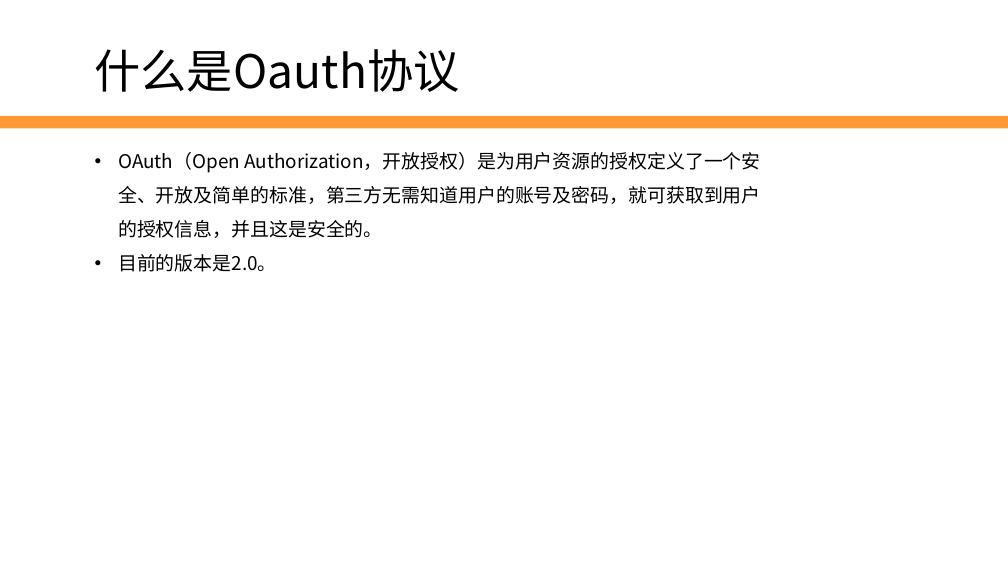
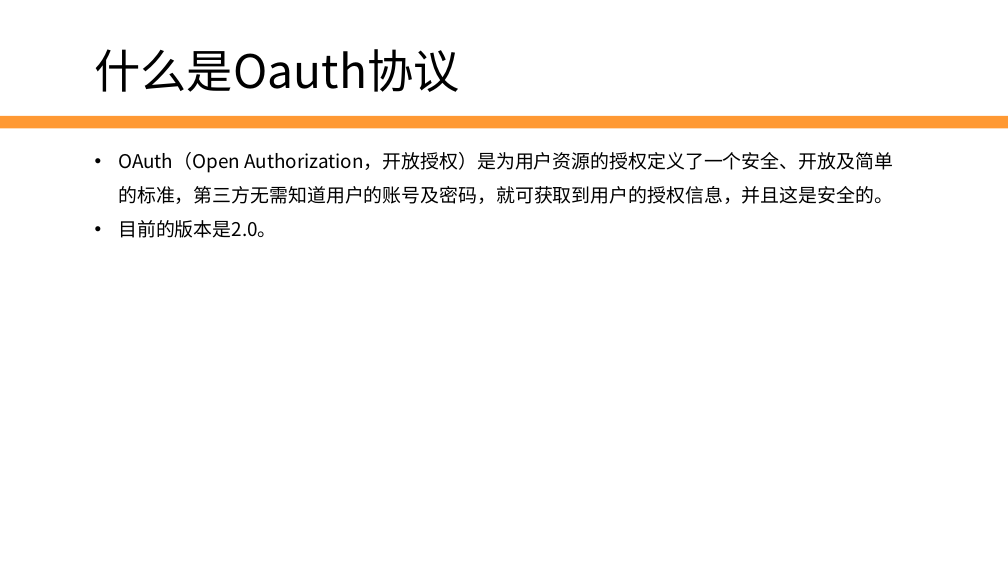
Before and after one commit to edu2act/2017-2018_1st_Wechat_Web_Programming, a slide deck: slide 14 of 课程ppt/第11讲 微信支付与Oauth授权.pptx. Drawn at 1008x567 pixels with LibreOffice and Linux fonts; fonts in the diff are those of the drawing; background and template pictures are left out. Boxes give left, top, right and bottom in pixels: in the first picture for what was removed or moved away, otherwise in the second. Text is boxed around its words. In the diff, an @@ line names an element or a change of style, - is before the commit and + after.

```diff
--- a/课程ppt/第11讲 微信支付与Oauth授权.pptx
+++ b/课程ppt/第11讲 微信支付与Oauth授权.pptx
@@ text "OAuth（Open Authorization，开放授权）是为用户资源的授权定义了一个安全、开放及简单的标准，第三方无 ..." rewrapped from <box>118,152,761,272</box> to <box>118,152,893,238</box> @@
```
Also in this commit, not shown: 2 other slides changed, 3 slides added, 2 slides removed, 2 other files.
